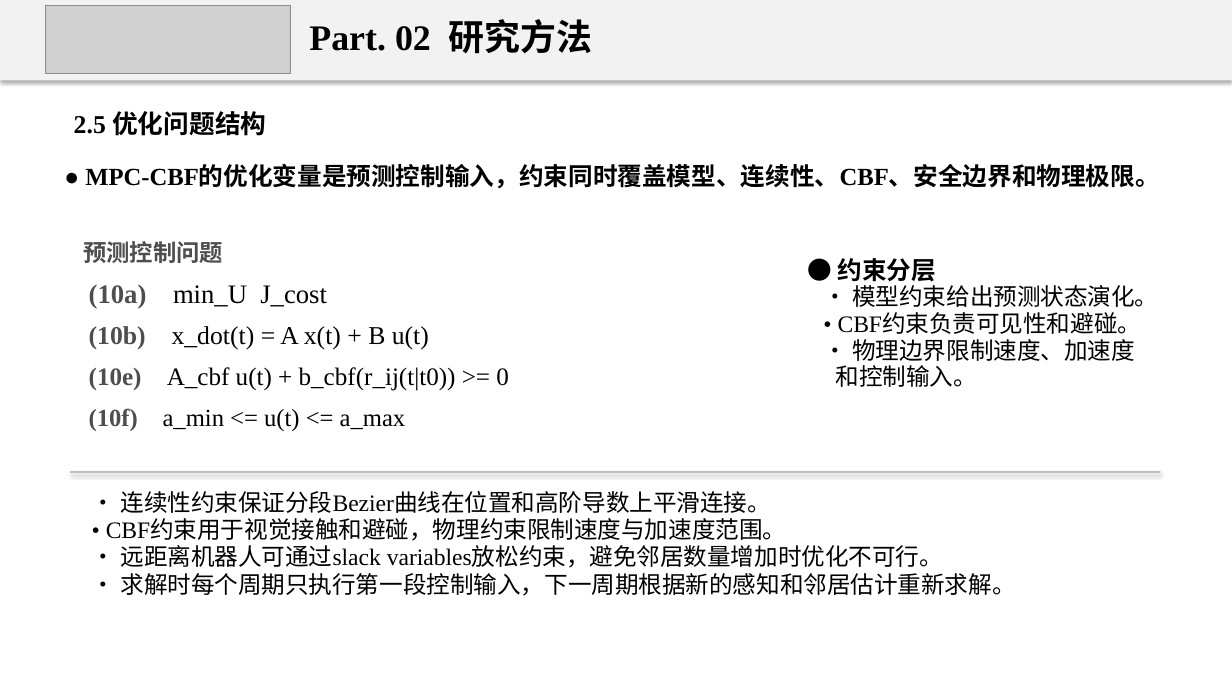
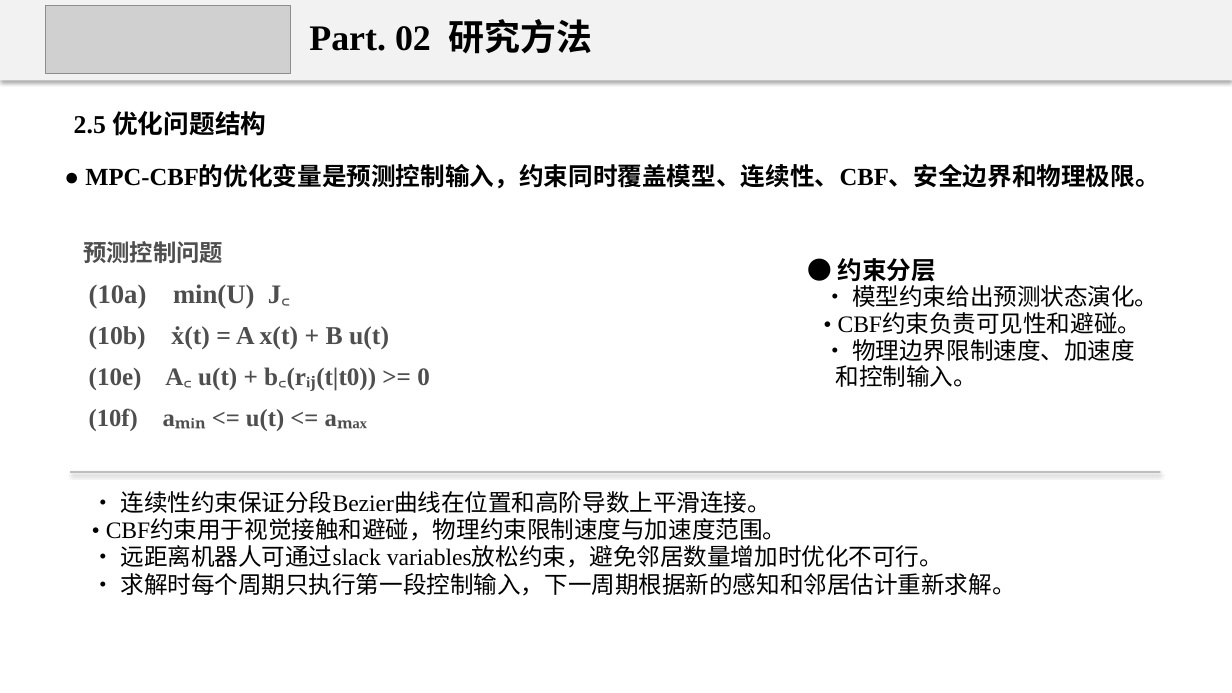
Before and after one commit to 18-cuixu/paper2ppt, a slide deck: slide 8 of skills/uav-paper-report/assets/examples/uav-fov-cbf-regression-report.pptx. Drawn at 1232x693 pixels with LibreOffice and Linux fonts; fonts in the diff are those of the drawing; grey boxes stand for pictures. Boxes give left, top, right and bottom in pixels: in the first picture for what was removed or moved away, otherwise in the second. Text is boxed around its words. In the diff, an @@ line names an element or a change of style, - is before the commit and + after.

```diff
--- a/skills/uav-paper-report/assets/examples/uav-fov-cbf-regression-report.pptx
+++ b/skills/uav-paper-report/assets/examples/uav-fov-cbf-regression-report.pptx
@@ text at [89, 284, 291, 309]: text changed; text colour #000000 to #4E4E4E; bold on @@
-(10a) min_U J_cost
+(10a) min(U) J꜀
@@ text at [89, 326, 389, 349]: text changed; text colour #000000 to #4E4E4E; bold on @@
-(10b) x_dot(t) = A x(t) + B u(t)
+(10b) ẋ(t) = A x(t) + B u(t)
@@ text at [89, 367, 430, 391]: text changed; text colour #000000 to #4E4E4E; bold on @@
-(10e) A_cbf u(t) + b_cbf(r_ij(t|t0)) >= 0
+(10e) A꜀ u(t) + b꜀(rᵢⱼ(t|t0)) >= 0
@@ text at [89, 408, 284, 431]: text changed; text colour #000000 to #4E4E4E; bold on @@
-(10f) a_min <= u(t) <= a_max
+(10f) aₘᵢₙ <= u(t) <= aₘₐₓ
```
Also in this commit, not shown: 2 other slides changed, 11 other files.
